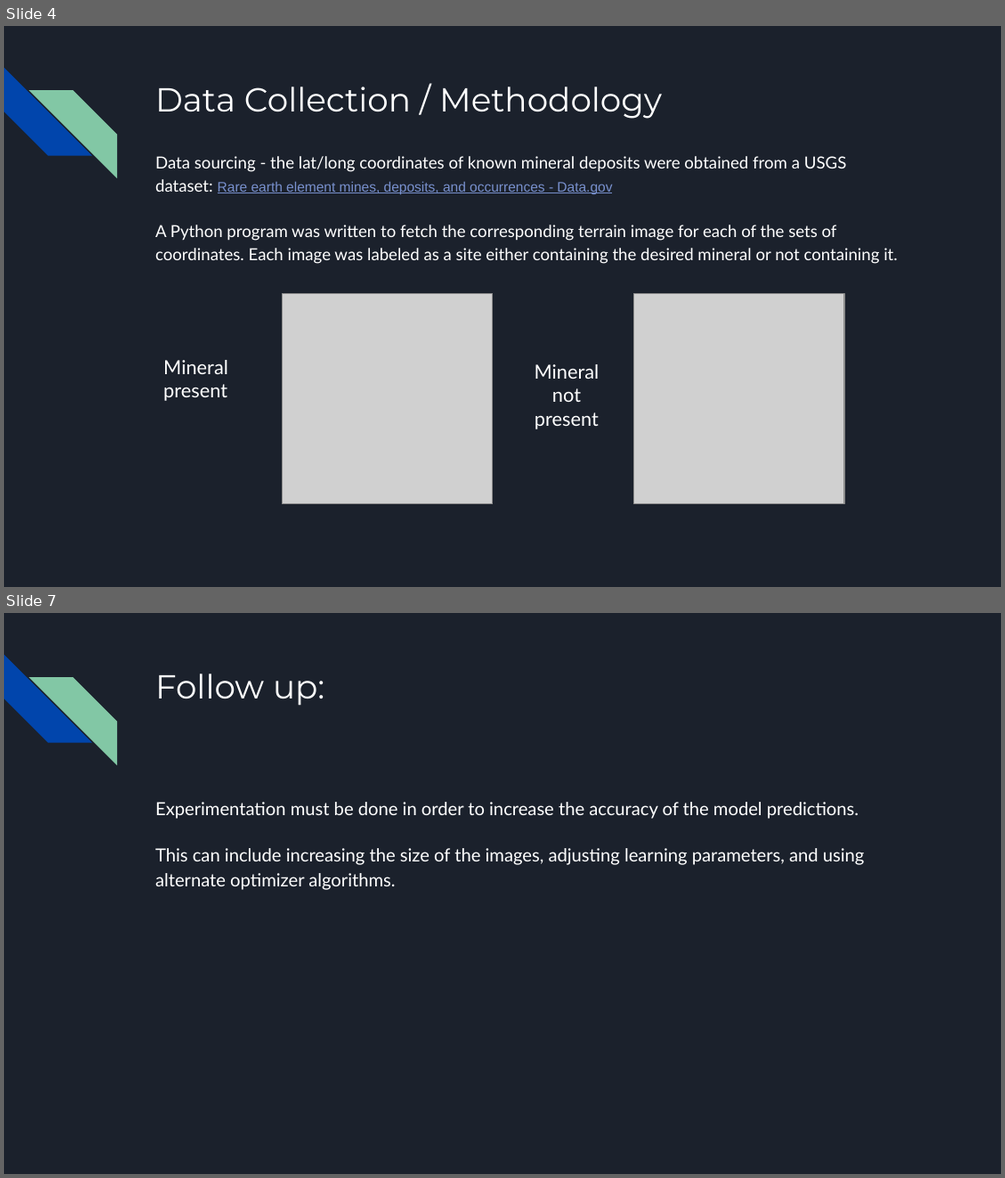
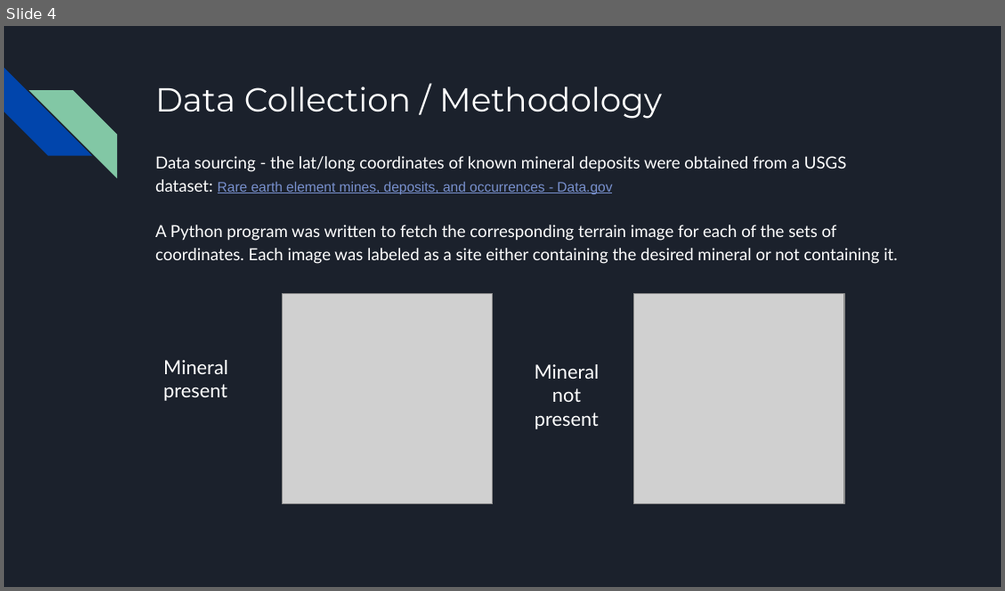
Before and after one commit to Platinum-Dragon/Ore-detector-presentation, a slide deck: AI Mineral Discovery.pptx. Shown one above the other, each under a label of ours: slides 4 and 7 before the commit, slide 4 after it; the slides between them are not shown. The pictures are 1005x1178 and 1005x591 pixels, drawn with LibreOffice and Linux fonts; fonts in the diff are those of the drawing; grey boxes stand for pictures. Boxes give left, top, right and bottom in pixels: in the first picture for what was removed or moved away, otherwise in the second. Text is boxed around its words. In the diff, an @@ line names an element or a change of style, - is before the commit and + after.

```diff
--- a/AI Mineral Discovery.pptx
+++ b/AI Mineral Discovery.pptx
@@ slide 7 removed at box(4, 613, 1001, 1174), background #1B212C; not listed: 2 template elements that a slide beside it also shows @@
@@ title removed at box(155, 674, 324, 706) @@
-Follow up:
@@ text removed at box(155, 802, 865, 890) @@
-Experimentation must be done in order to increase the accuracy of the model predictions.
-This can include increasing the size of the images, adjusting learning parameters, and using alternate optimizer algorithms.
```
Also in this commit, not shown: 1 slide changed, 1 slide added, 1 other slide removed.
